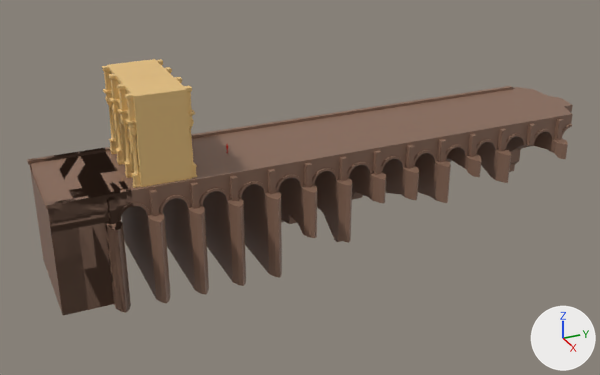
The FBX model Assets/Models/Buildings/ponte.fbx as it was, and as the next commit left it.
Before and after are seen from a camera (50 mm lens) standing at (249.0, -54.0, 134.0) and looking at (1.0, 58.0, 11.0). Every picture has the same lights, and +X, +Y and +Z are marked at lower right. Where no turn or scale is listed for an object, it has been applied to the vertices.

The scene before the commit, as lines of its bpy script (objects in view):
```python
ob_arco_do_triunfo = bpy.data.objects.new('aRCO DO TRIUNFO', me_cylinder_073)
ob_arco_do_triunfo.location = (0.0, 5.0, 0.0)
ob_ponte_avancada = bpy.data.objects.new('Ponte avancada', me_cylinder_075)
ob_ponte_avancada.location = (0.0, 0.0, 20.0)
ob_ponte_avancada_001 = bpy.data.objects.new('Ponte avancada.001', me_cylinder_076)
ob_ponte_avancada_001.location = (0.0, 156.0, 20.0)
ob_ponte_avancada_002 = bpy.data.objects.new('Ponte avancada.002', me_cylinder_077)
ob_ponte_avancada_002.location = (0.0, -13.0, 20.0)
ob_ponte_avancada_003 = bpy.data.objects.new('Ponte avancada.003', me_cylinder_078)
ob_ponte_avancada_003.location = (0.0, -13.0, 20.0)
```
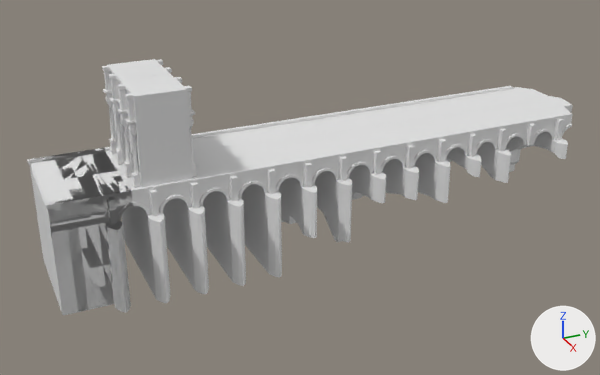
The change, as a list of edits to the scene's bpy script:
```text
Change me_cylinder_077:
    where me_cylinder_077.from_pydata(...)  # 547 vertices, 514 faces; spans x -25.7..25.7, y -18.8..6.5, z -29.0..9.0
    remove me_cylinder_077.materials.append(mat_ruined_wall_004)  # brown #886957
Change me_cylinder_075:
    where me_cylinder_075.from_pydata(...)  # 3208 vertices, 3150 faces; spans x -26.0..26.0, y -6.0..150.0, z -29.0..9.0
    remove me_cylinder_075.materials.append(mat_ruined_wall_004)  # brown #886957
Change me_cylinder_076:
    where me_cylinder_076.from_pydata(...)  # 352 vertices, 338 faces; spans x -25.7..25.7, y -6.5..17.4, z -11.0..9.0
    remove me_cylinder_076.materials.append(mat_ruined_wall_004)  # brown #886957
Change me_cylinder_078:
    where me_cylinder_078.from_pydata(...)  # 242 vertices, 212 faces; spans x -25.7..25.7, y -18.4..6.5, z -29.0..9.0
    remove me_cylinder_078.materials.append(mat_ruined_wall_004)  # brown #886957
Change me_cylinder_073:
    where me_cylinder_073.from_pydata(...)  # 7559 vertices, 7466 faces; spans x -18.0..18.0, y -10.4..10.4, z 28.0..58.0
    remove me_cylinder_073.materials.append(mat_ruined_columns_004)  # beige #e7c07e
```

What differs and where, as boxes [x1, y1, x2, y2] in the pictures (600 x 375 px):
'Ponte avancada', recoloured (brown to white)
    both: [105, 90, 545, 303]
'aRCO DO TRIUNFO', recoloured (brown to grey)
    both: [102, 59, 197, 188]
'Ponte avancada.002', recoloured (brown to grey)
    both: [27, 148, 133, 315]
'Ponte avancada.003', recoloured (brown to white)
    both: [30, 152, 133, 315]
'Ponte avancada.001', recoloured (brown to white)
    both: [486, 86, 573, 159]
